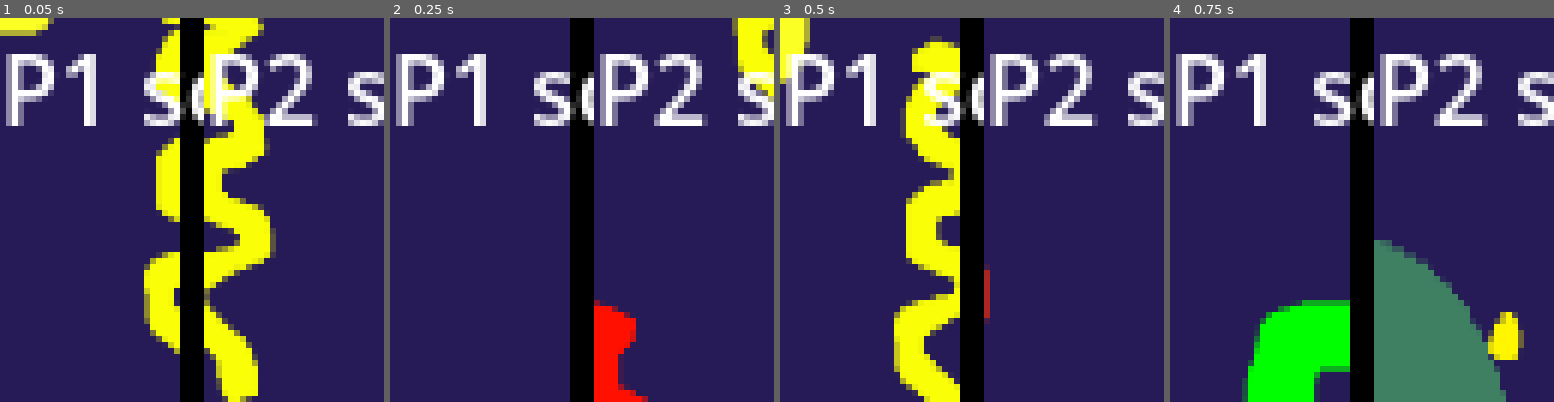
Above: before the commit, frames 1-4 (left to right).
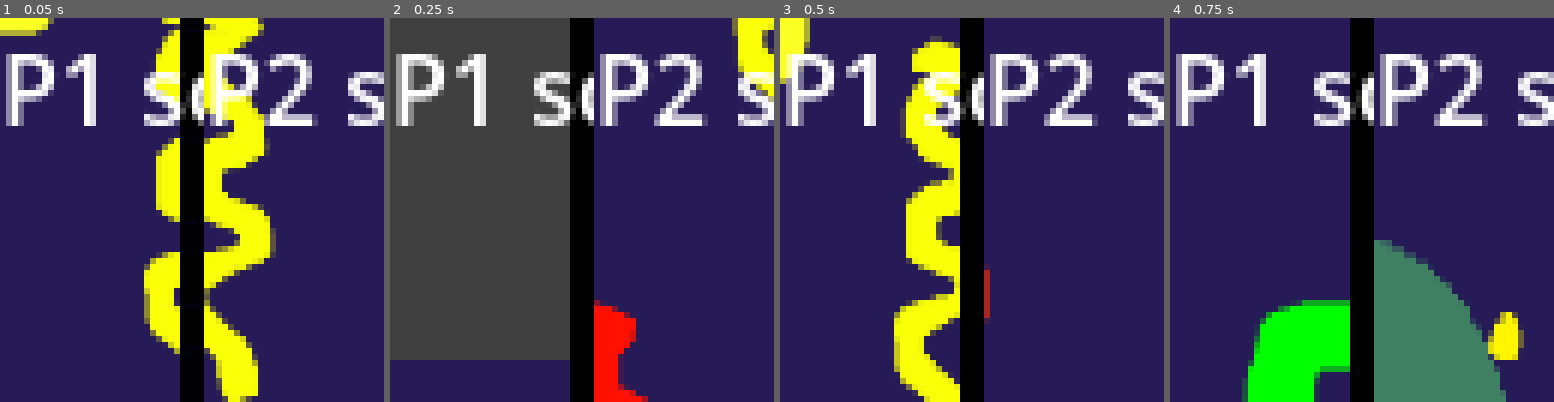
Above: after the commit, the same moments.

Repository: real-chicken-master/GDD112TempName
Game: Godot game, scene res://UI/splitscreen.tscn
Two runs of this game, one before a commit and one after it. Both use one fixed random seed, a clock stepped at 60 frames per second and the inputs below. This scene is started directly instead of the project's main scene.
Inputs:
- Up to frame 1 (0.05 s): no input
- Up to frame 2 (0.25 s): no input
- Up to frame 3 (0.5 s): no input
- Up to frame 4 (0.75 s): hold D (right1) from 0.53 s (still down); tap Down (down2) at 0.6 s

Frame 1 is identical in both runs. In frame 2, 39% of the frame differs, in the area x 0-47%, y 0-90%; in frame 3, nothing differs; in frame 4, nothing differs.

Commit message:
Warp to minigames retextured

Diff:
--- a/Minigames/bullet hell/bullet_hell.tscn
+++ b/Minigames/bullet hell/bullet_hell.tscn
@@ -34,6 +34,11 @@
 tile_set = SubResource("TileSet_m5qtq")
 format = 2
 layer_0/tile_data = PackedInt32Array(131069, 0, 0, 65533, 0, 0, -3, 0, 0, -65539, 0, 0, -65538, 0, 0, -65537, 0, 0, -131072, 0, 0, -131071, 0, 0, -131070, 0, 0, -65534, 0, 0, 2, 0, 0, 65538, 0, 0, 65537, 0, 0, 65536, 0, 0, 131071, 0, 0, 131070, 0, 0)
+
+[node name="BulletHellSign" type="Sprite2D" parent="."]
+position = Vector2(22, 1.00001)
+scale = Vector2(0.4, 0.4)
+texture = ExtResource("5_ydddu")
 
 [node name="projectiles" type="Node2D" parent="."]
 
@@ -106,11 +111,6 @@
 autoplay = true
 mix_target = 1
 
-[node name="BulletHellSign" type="Sprite2D" parent="."]
-position = Vector2(22, 1.00001)
-scale = Vector2(0.4, 0.4)
-texture = ExtResource("5_ydddu")
-
 [connection signal="timeout" from="Easy" to="." method="_on_easy_timeout"]
 [connection signal="timeout" from="Intermediate" to="." method="_on_intermediate_timeout"]
 [connection signal="timeout" from="Hard" to="." method="_on_hard_timeout"]
--- a/lobby/minigame_1.tscn
+++ b/lobby/minigame_1.tscn
@@ -1,7 +1,8 @@
-[gd_scene load_steps=5 format=3 uid="uid://c6mx5yrnxiiqu"]
+[gd_scene load_steps=6 format=3 uid="uid://c6mx5yrnxiiqu"]
 
 [ext_resource type="Script" path="res://lobby/minigame_1.gd" id="1_ddjle"]
 [ext_resource type="LabelSettings" uid="uid://vvbpbqq237n5" path="res://lobby/change_minigame_label.tres" id="2_fn58l"]
+[ext_resource type="Texture2D" uid="uid://ds56fwbcd0m7e" path="res://Texture and Mesh/concept art arcade (1).png" id="2_r4j87"]
 
 [sub_resource type="CircleShape2D" id="CircleShape2D_xm2wb"]
 radius = 55.0364
@@ -17,7 +18,13 @@
 [node name="CollisionShape2D" type="CollisionShape2D" parent="Area2D"]
 shape = SubResource("CircleShape2D_xm2wb")
 
+[node name="ConceptArtArcade(1)" type="Sprite2D" parent="."]
+position = Vector2(26, 4)
+scale = Vector2(0.4, 0.4)
+texture = ExtResource("2_r4j87")
+
 [node name="MeshInstance2D" type="MeshInstance2D" parent="."]
+visible = false
 position = Vector2(1.49012e-06, 1.0252e-05)
 scale = Vector2(110.125, 110)
 mesh = SubResource("SphereMesh_761y7")
--- a/lobby/minigame_2.tscn
+++ b/lobby/minigame_2.tscn
@@ -1,7 +1,8 @@
-[gd_scene load_steps=5 format=3 uid="uid://bvxji66hx528i"]
+[gd_scene load_steps=6 format=3 uid="uid://bvxji66hx528i"]
 
 [ext_resource type="Script" path="res://lobby/minigame_2.gd" id="1_20new"]
 [ext_resource type="LabelSettings" uid="uid://vvbpbqq237n5" path="res://lobby/change_minigame_label.tres" id="2_ldnrq"]
+[ext_resource type="Texture2D" uid="uid://ds56fwbcd0m7e" path="res://Texture and Mesh/concept art arcade (1).png" id="2_nl8i5"]
 
 [sub_resource type="CircleShape2D" id="CircleShape2D_mgy7x"]
 radius = 55.0364
@@ -17,7 +18,13 @@
 [node name="CollisionShape2D" type="CollisionShape2D" parent="Area2D"]
 shape = SubResource("CircleShape2D_mgy7x")
 
+[node name="ConceptArtArcade(1)" type="Sprite2D" parent="Area2D"]
+position = Vector2(26, 4)
+scale = Vector2(0.4, 0.4)
+texture = ExtResource("2_nl8i5")
+
 [node name="MeshInstance2D" type="MeshInstance2D" parent="."]
+visible = false
 position = Vector2(1.49012e-06, 1.0252e-05)
 scale = Vector2(110.125, 110)
 mesh = SubResource("SphereMesh_f7jqe")
--- a/lobby/minigame_3.tscn
+++ b/lobby/minigame_3.tscn
@@ -1,7 +1,8 @@
-[gd_scene load_steps=5 format=3 uid="uid://bwqor80lqgqvq"]
+[gd_scene load_steps=6 format=3 uid="uid://bwqor80lqgqvq"]
 
 [ext_resource type="Script" path="res://lobby/Area2D.gd" id="1_b83x4"]
 [ext_resource type="LabelSettings" uid="uid://vvbpbqq237n5" path="res://lobby/change_minigame_label.tres" id="2_p8m22"]
+[ext_resource type="Texture2D" uid="uid://ds56fwbcd0m7e" path="res://Texture and Mesh/concept art arcade (1).png" id="2_p41qs"]
 
 [sub_resource type="CircleShape2D" id="CircleShape2D_dgx6a"]
 radius = 55.0364
@@ -17,7 +18,13 @@
 [node name="CollisionShape2D" type="CollisionShape2D" parent="Area2D"]
 shape = SubResource("CircleShape2D_dgx6a")
 
+[node name="ConceptArtArcade(1)" type="Sprite2D" parent="."]
+position = Vector2(26, 4)
+scale = Vector2(0.4, 0.4)
+texture = ExtResource("2_p41qs")
+
 [node name="MeshInstance2D" type="MeshInstance2D" parent="."]
+visible = false
 position = Vector2(1.49012e-06, 1.0252e-05)
 scale = Vector2(110.125, 110)
 mesh = SubResource("SphereMesh_mep34")
Renamed: concept art arcade (1).png -> Texture and Mesh/concept art arcade (1).png
Not shown: 1 places in titleScreen/title_screen.tscn that only renumber resources
